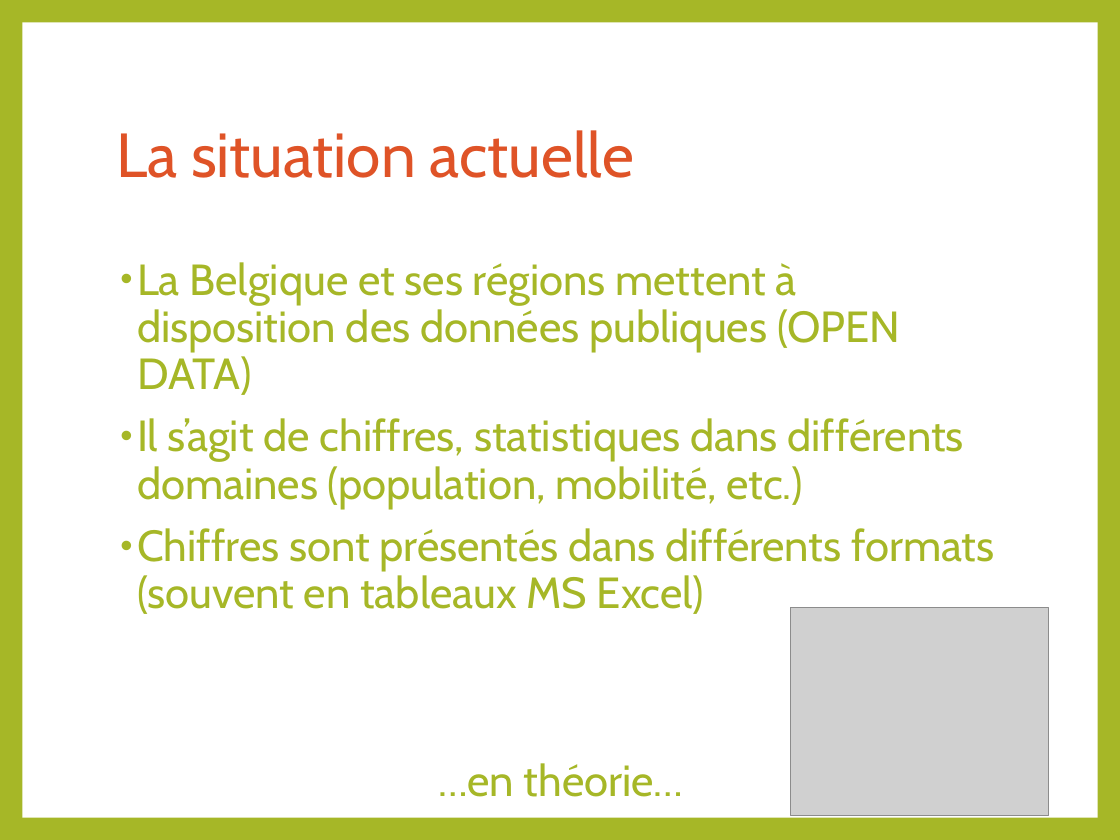
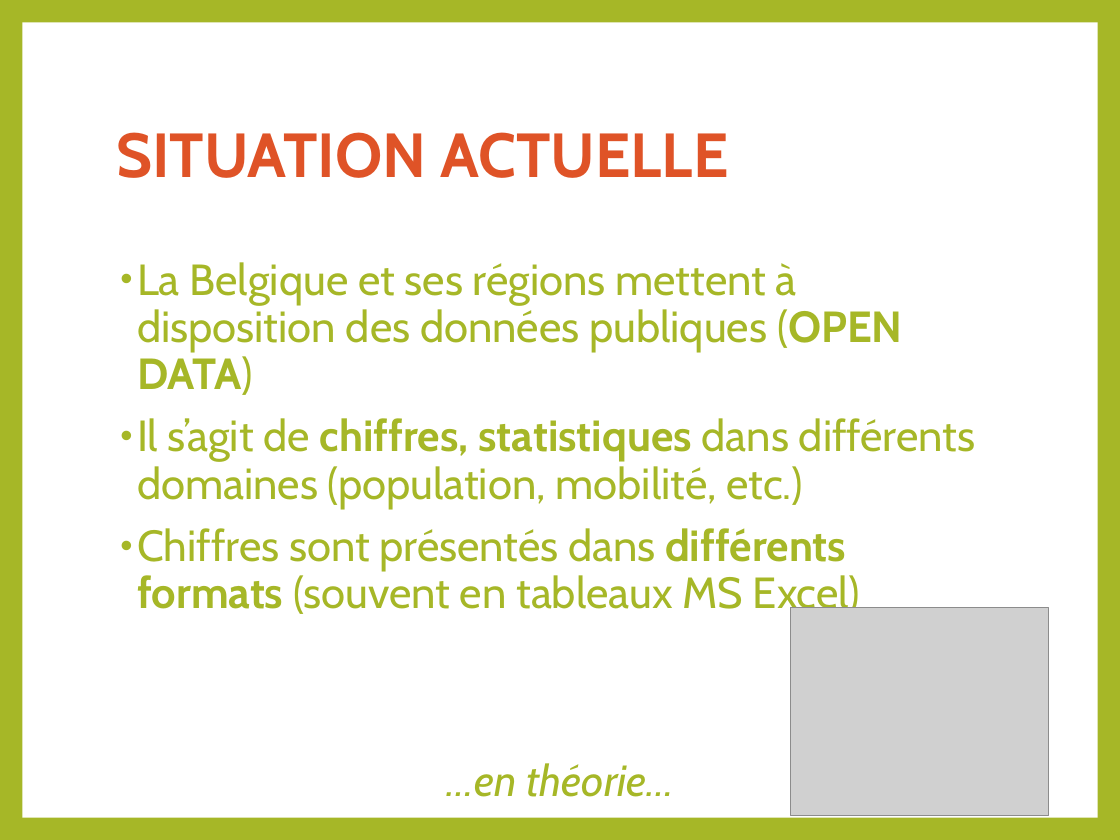
Before and after one commit to micbelgique/mordatality, a slide deck: slide 2 of presentation-summercamp2015.pptx. Drawn at 1120x840 pixels with LibreOffice and Linux fonts; fonts in the diff are those of the drawing; grey boxes stand for pictures. Boxes give left, top, right and bottom in pixels: in the first picture for what was removed or moved away, otherwise in the second. Text is boxed around its words. In the diff, an @@ line names an element or a change of style, - is before the commit and + after.

```diff
--- a/presentation-summercamp2015.pptx
+++ b/presentation-summercamp2015.pptx
@@ title at <box>116,132,728,178</box>: text changed; bold on @@
-La situation actuelle
+SITUATION ACTUELLE
@@ text "La Belgique et ses régions ..." at <box>137,262,975,797</box>: bold on in "(OPEN DATA)", "chiffres, statistiques", "différents formats"; italic on in "…en théorie…" @@
```
Also in this commit, not shown: 8 other slides changed.
